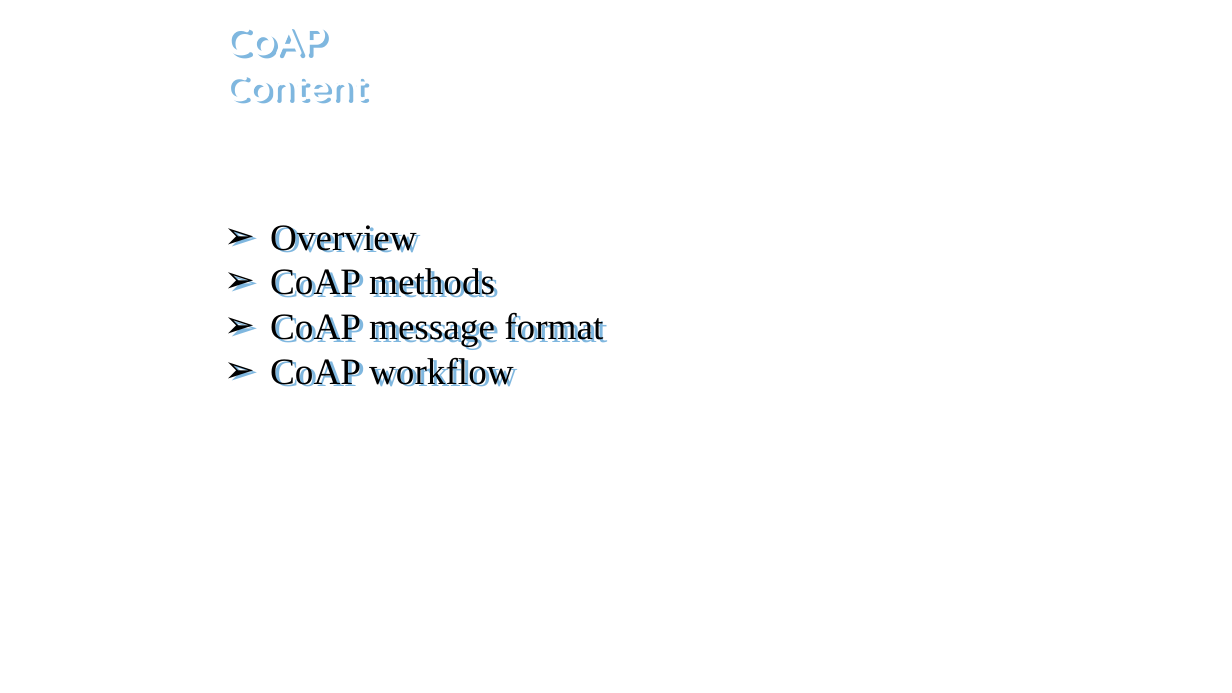
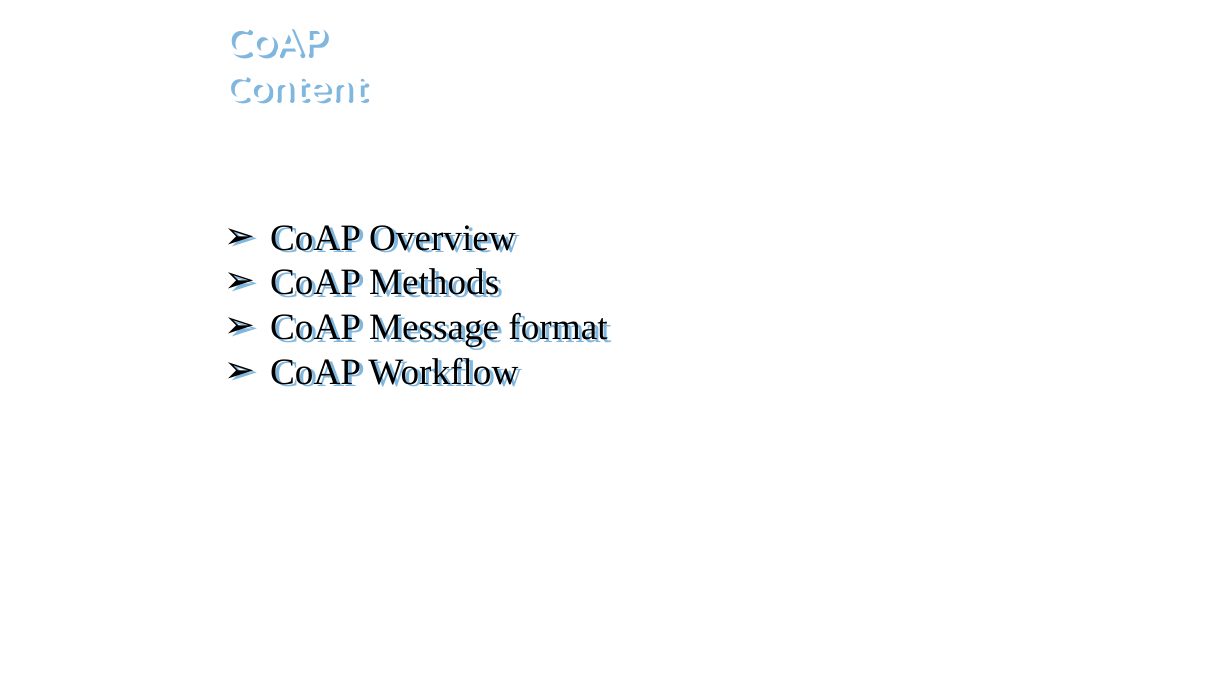
Before and after one commit to hoangnh0194/TrainingTMA, a slide deck: slide 2 of CoAPreport.pptx. Drawn at 1232x693 pixels with LibreOffice and Linux fonts; fonts in the diff are those of the drawing; background and template pictures are left out. Boxes give left, top, right and bottom in pixels: in the first picture for what was removed or moved away, otherwise in the second. Text is boxed around its words. In the diff, an @@ line names an element or a change of style, - is before the commit and + after.

```diff
--- a/CoAPreport.pptx
+++ b/CoAPreport.pptx
@@ text at (x1=270, y1=225, x2=611, y2=387): text changed @@
-➢ Overview
-➢ CoAP methods
-➢ CoAP message format
-➢ CoAP workflow
+➢ CoAP Overview
+➢ CoAP Methods
+➢ CoAP Message format
+➢ CoAP Workflow
```
Also in this commit, not shown: 1 other slide changed, 2 slides added, 1 slide removed.
